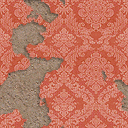
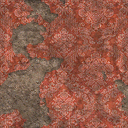
Comparing the layer stacks of the two w=128, h=128 images. Changes:
showed group "x" (2 layers) over [0, 0, 128, 128]
